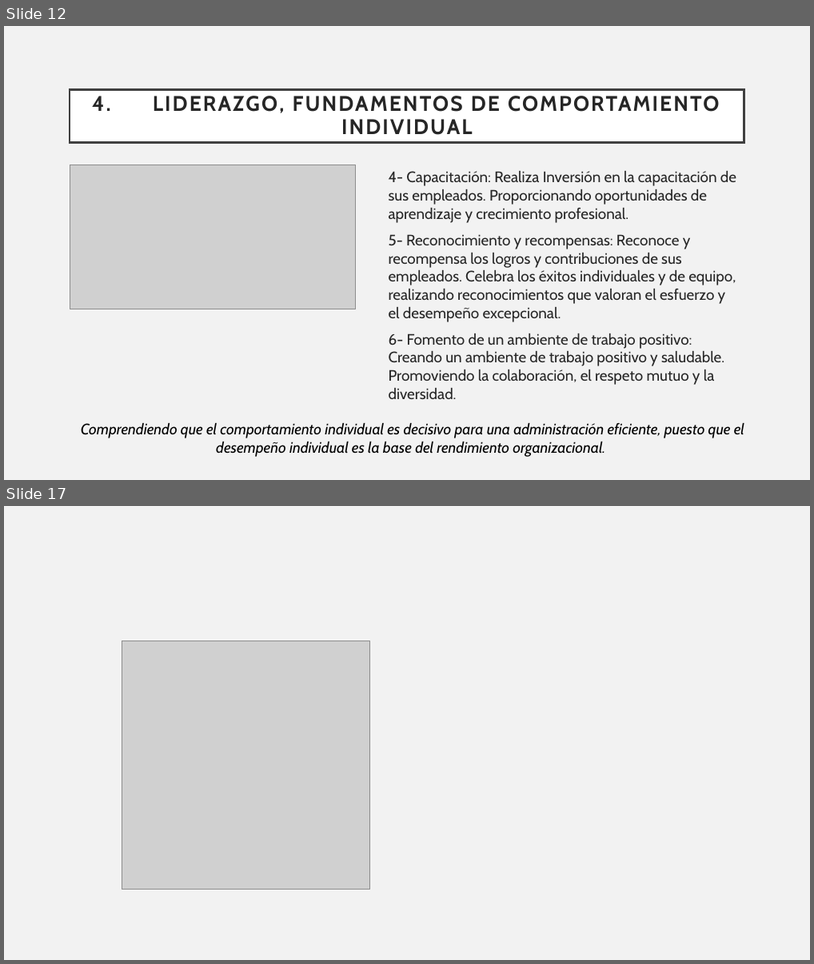
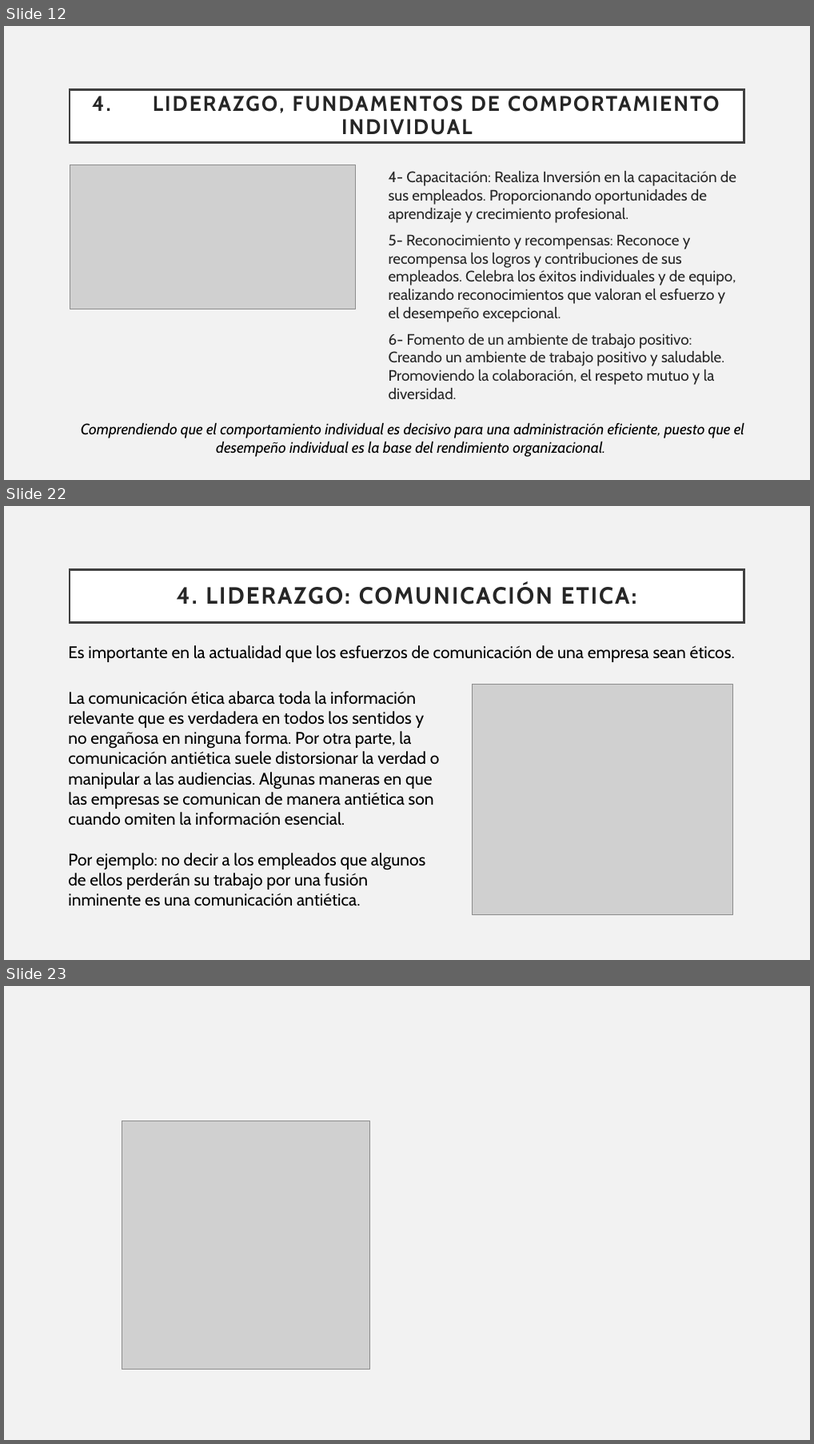
Before and after one commit to Sstrmn1/presentacionAdministracion, a slide deck: Presentacion - Exposicion.pptx. Shown one above the other, each under a label of ours: slides 12 and 17 before the commit, slides 12, 22 and 23 after it; the slides between them are not shown. The pictures are 814x964 and 814x1444 pixels, drawn with LibreOffice and Linux fonts; fonts in the diff are those of the drawing; grey boxes stand for pictures. Boxes give left, top, right and bottom in pixels: in the first picture for what was removed or moved away, otherwise in the second. Text is boxed around its words. In the diff, an @@ line names an element or a change of style, - is before the commit and + after.

Commit message:
Seccion de liderazgo actualizada

```diff
--- a/Presentacion - Exposicion.pptx
+++ b/Presentacion - Exposicion.pptx
@@ slide 22 added at [4, 506, 810, 960], background #F2F2F2 @@
@@ title added at [70, 569, 745, 622], fill #FFFFFF, outline #404040 2.5 pt, 28 pt, text #262626, bold @@
+4. LIDERAZGO: COMUNICACIÓN ETICA:
@@ text added at [68, 645, 735, 662], 20 pt, text #000000 @@
+Es importante en la actualidad que los esfuerzos de comunicación de una empresa sean éticos.
@@ text added at [68, 691, 440, 906], 20 pt, text #000000 @@
+La comunicación ética abarca toda la información relevante que es verdadera en todos los sentidos y no engañosa en ninguna forma. Por otra parte, la comunicación antiética suele distorsionar la verdad o manipular a las audiencias. Algunas maneras en que las empresas se comunican de manera antiética son cuando omiten la información esencial.
+Por ejemplo: no decir a los empleados que algunos de ellos perderán su trabajo por una fusión inminente es una comunicación antiética.
@@ picture added at [472, 684, 733, 914] @@
@@ what was slide 17 is now slide 23 @@
```
Also in this commit, not shown: 3 slides changed, 6 other slides added, 1 slide removed.
